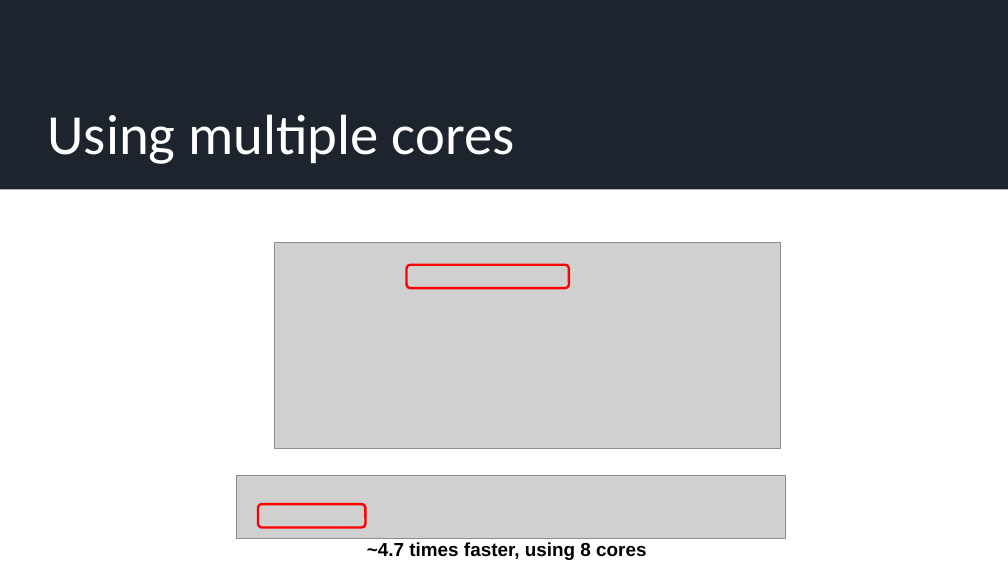
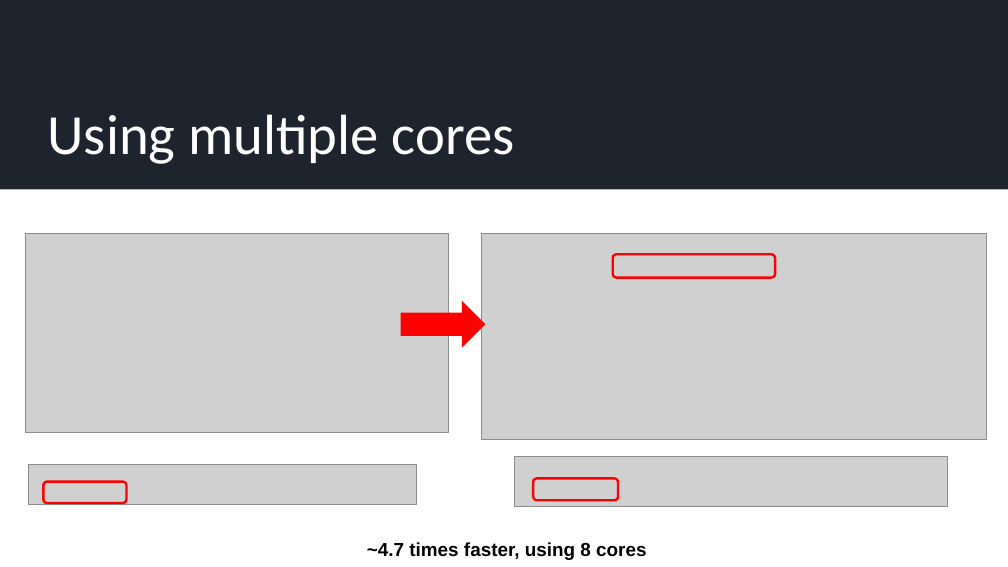
Before and after one commit to JamieMair/julia-for-research-with-hpc, a slide deck: slide 9 of Practical examples of accelerating numerical and ML research.pptx. Drawn at 1008x567 pixels with LibreOffice and Linux fonts; fonts in the diff are those of the drawing; grey boxes stand for pictures. Boxes give left, top, right and bottom in pixels: in the first picture for what was removed or moved away, otherwise in the second. Text is boxed around its words. In the diff, an @@ line names an element or a change of style, - is before the commit and + after.

```diff
--- a/Practical examples of accelerating numerical and ML research.pptx
+++ b/Practical examples of accelerating numerical and ML research.pptx
@@ picture: place and size @@
-picture at [278,243,701,442]
+picture at [25,233,448,433]
@@ picture: place and size @@
-picture at [274,243,780,448]
+picture at [481,233,987,439]
@@ rounded rectangle: place and size @@
-rounded rectangle at [407,265,569,288]
+rounded rectangle at [613,254,775,278]
@@ right arrow added at [402,302,485,346], fill #FF0000, outline #FF0000 1 pt @@
@@ picture added at [29,465,417,504] @@
@@ picture: place and size @@
-picture at [237,475,786,538]
+picture at [515,457,948,507]
@@ rounded rectangle: place and size @@
-rounded rectangle at [258,504,365,528]
+rounded rectangle at [533,479,618,501]
@@ rounded rectangle added at [43,482,126,503], outline #FF0000 2.25 pt @@
```
Also in this commit, not shown: 5 other slides changed, 7 slides added, 1 slide removed.
